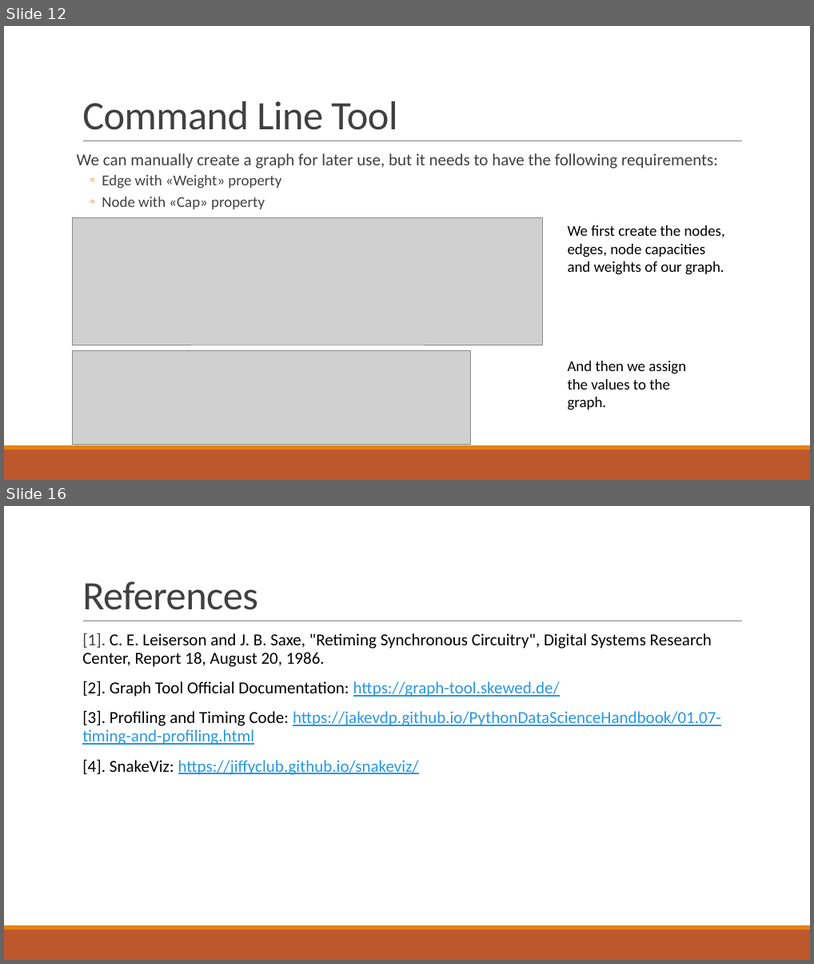
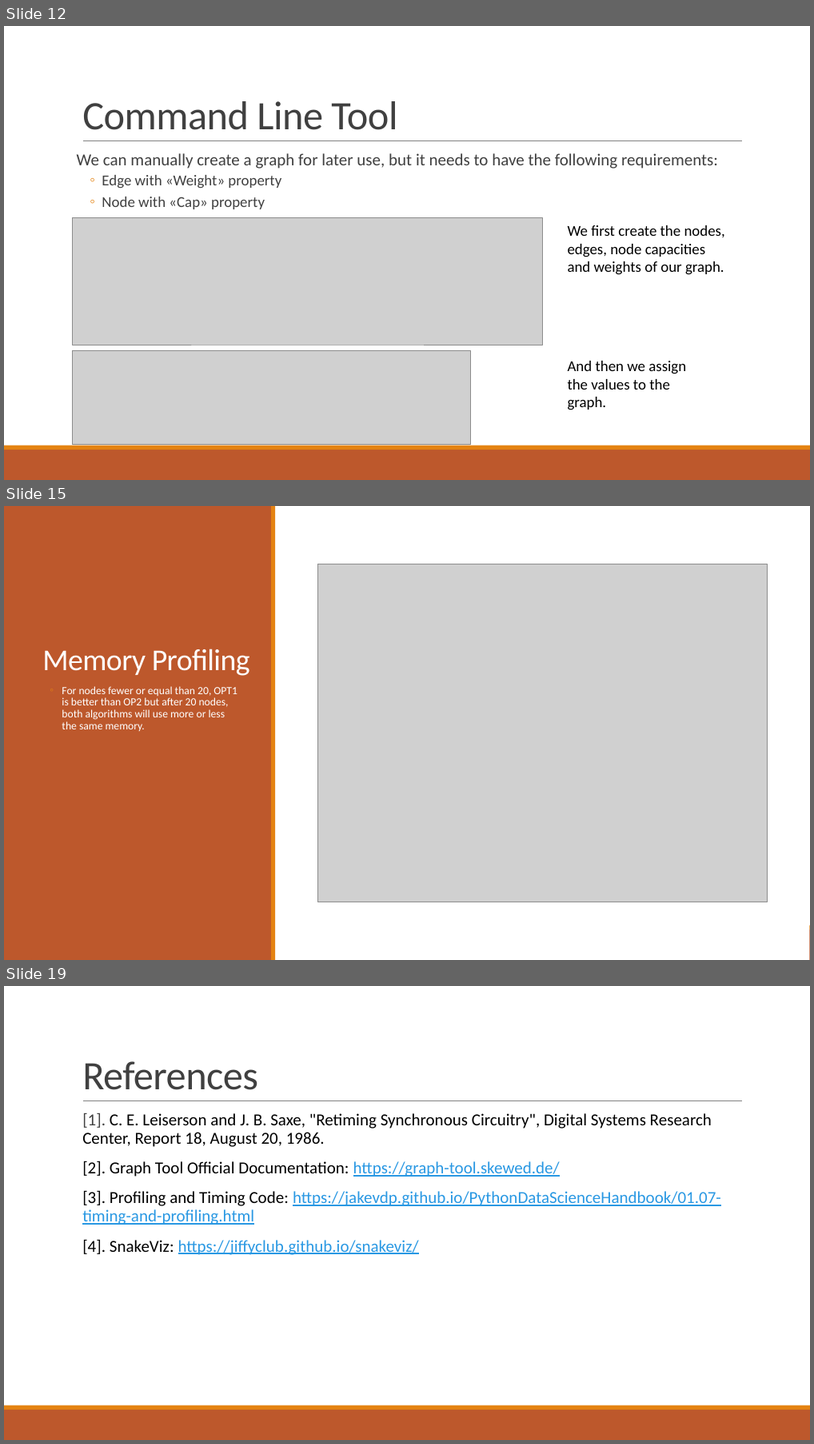
Before and after one commit to spolo96/aapp-retiming_project, a slide deck: Retiming10670388_ProjectPresentation.pptx. Shown one above the other, each under a label of ours: slides 12 and 16 before the commit, slides 12, 15 and 19 after it; the slides between them are not shown. The pictures are 814x964 and 814x1444 pixels, drawn with LibreOffice and Linux fonts; fonts in the diff are those of the drawing; grey boxes stand for pictures. Boxes give left, top, right and bottom in pixels: in the first picture for what was removed or moved away, otherwise in the second. Text is boxed around its words. In the diff, an @@ line names an element or a change of style, - is before the commit and + after.

```diff
--- a/Retiming10670388_ProjectPresentation.pptx
+++ b/Retiming10670388_ProjectPresentation.pptx
@@ slide 15 added at [4,506,810,960], background #FFFFFF; not listed: 2 template elements that a slide beside it also shows @@
@@ rectangle added at [4,506,810,960], fill #FFFFFF @@
@@ rectangle added at [4,506,272,960], fill #BD582C @@
@@ rectangle added at [271,506,276,960], fill #E48312 @@
@@ picture added at [318,564,767,902] @@
@@ title added at [42,648,250,676], 36 pt, text #FFFFFF @@
+Memory Profiling
@@ text added at [62,686,238,731], 13 pt, text #FFFFFF @@
+  ◦ For nodes fewer or equal than 20, OPT1 is better than OP2 but after 20 nodes, both algorithms will use more or less the same memory.
@@ what was slide 16 is now slide 19 @@
```
Also in this commit, not shown: 4 slides changed, 2 other slides added.
